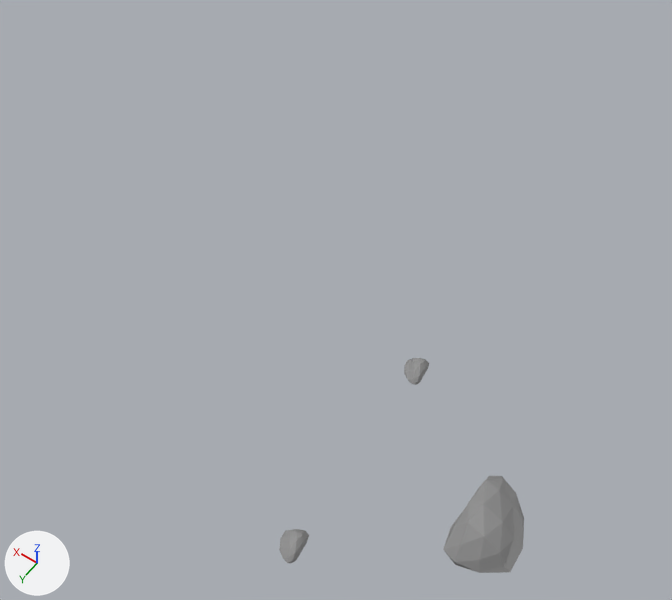
An edit to the FBX model assets/models/rock_small.fbx, drawn before and after from the same camera.
Both versions are drawn from a 50 mm camera at (-0.686, 0.734, 1.054) aimed at (-0.208, 0.065, 0.003). The axes (+X, +Y, +Z) are drawn at lower left. The lights are the same throughout. Where no turn or scale is listed for an object, it has been applied to the vertices.
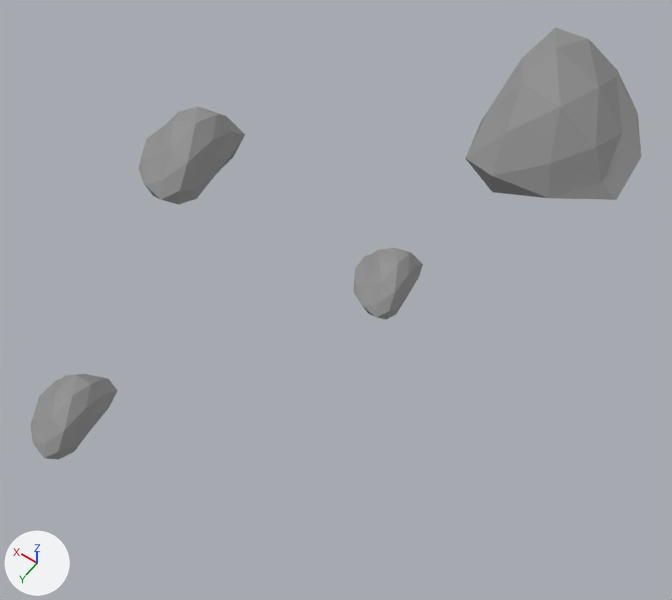
Patch to the scene script:
```diff
--- a/assets/models/rock_small.fbx.py
+++ b/assets/models/rock_small.fbx.py
@@ me_icosphere_003 @@
+me_icosphere_003.from_pydata(...)  # 42 vertices, 80 faces; spans x -0.055..0.097, y -0.118..0.094, z -0.009..0.101
+me_icosphere_003.materials.append(mat_material_001)  # grey #909090
@@ ob_icosphere_002 @@
 ob_icosphere_002 = bpy.data.objects.new('Icosphere.002', me_icosphere_002)
-ob_icosphere_002.location = (-0.369, 0.105, 0.0)
+ob_icosphere_002.location = (-0.26, 0.014, 0.0)
 ob_icosphere_002.rotation_euler = (-0.114, 0.0, -3.029)  # degrees (-6.5, 0, -174)
-ob_icosphere_002.scale = (0.0646, 0.0646, 0.0646)
+ob_icosphere_002.scale = (0.189, 0.189, 0.189)
@@ ob_icosphere_001 @@
 ob_icosphere_001 = bpy.data.objects.new('Icosphere.001', me_icosphere_001)
-ob_icosphere_001.location = (-0.384, 0.398, 0.0)
+ob_icosphere_001.location = (-0.049, 0.432, 0.0)
 ob_icosphere_001.rotation_euler = (-0.114, 0.0, -3.029)  # degrees (-6.5, 0, -174)
-ob_icosphere_001.scale = (0.0646, 0.0646, 0.0646)
+ob_icosphere_001.scale = (0.189, 0.189, 0.189)
@@ ob_icosphere @@
 ob_icosphere = bpy.data.objects.new('Icosphere', me_icosphere)
-ob_icosphere.location = (-0.555, 0.241, 0.0)
-ob_icosphere.scale = (0.176, 0.176, 0.176)
+ob_icosphere.location = (-0.301, -0.424, 0.0)
+ob_icosphere.scale = (0.516, 0.516, 0.516)
@@ ob_icosphere_003 @@
+ob_icosphere_003 = bpy.data.objects.new('Icosphere.003', me_icosphere_003)
+ob_icosphere_003.location = (0.124, 0.001, 0.01)
```

Changed parts and their boxes (x1, y1, x2, y2) in the pictures (672 x 600 px):
'Icosphere', moved, rescaled (116% wider, 77% taller)
    before: (443, 476, 524, 573)
    after: (465, 28, 641, 200)
'Icosphere.003', added
    after: (138, 106, 245, 205)
'Icosphere.001', moved, rescaled (187% wider, 149% taller)
    before: (279, 529, 309, 563)
    after: (30, 374, 118, 460)
'Icosphere.002', moved, rescaled (169% wider, 157% taller)
    before: (404, 358, 429, 385)
    after: (354, 248, 423, 319)
